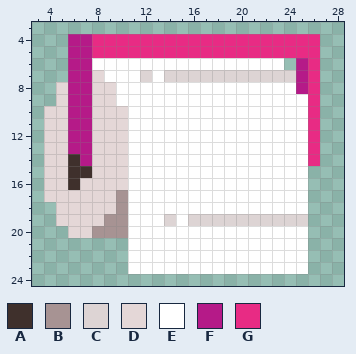
Pixel-art sprite, stored at packages/nouns-img-permutator/assets/layer-3/head-toiletpaper-full.png. Above: the version before the commit.
The file is 32x32 pixels. Colours within 5 levels of each other are drawn and written as one. Shown: x 3..28, y 3..24.
Palette (. is transparent): A #3f302c  B #a79393  C #ddd4d4  D #e4d7d7  E #ffffff  F #b51a88  G #e82b84
And afterwards:
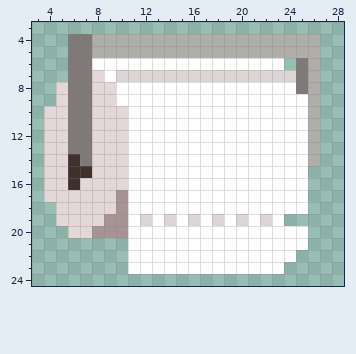
What changed:
@@ palette @@
-F #b51a88
+F #7f7978
-G #e82b84
+G #b0aea8
@@ x 8..15 @@
  6 EEEEEEEE
- 7 DEEECECC
+ 7 DECCCCCC
  8 DDEEEEEE
@@ x 10..27 @@
 18 BEEEEEEEEEEEEEEE..
-19 BEEECECCCCCCCCCC..
+19 BECECECECECECE....
 20 BEEEEEEEEEEEEEEE..
 21 .EEEEEEEEEEEEEEE..
-22 .EEEEEEEEEEEEEEE..
-23 .EEEEEEEEEEEEEEE..
+22 .EEEEEEEEEEEEEE...
+23 .EEEEEEEEEEEEE....
 24 ..................
Pixel boxes of the changes (left, top, right, bottom) in both pictures:
changed: (68, 34, 320, 166)
changed: (140, 214, 308, 274)
